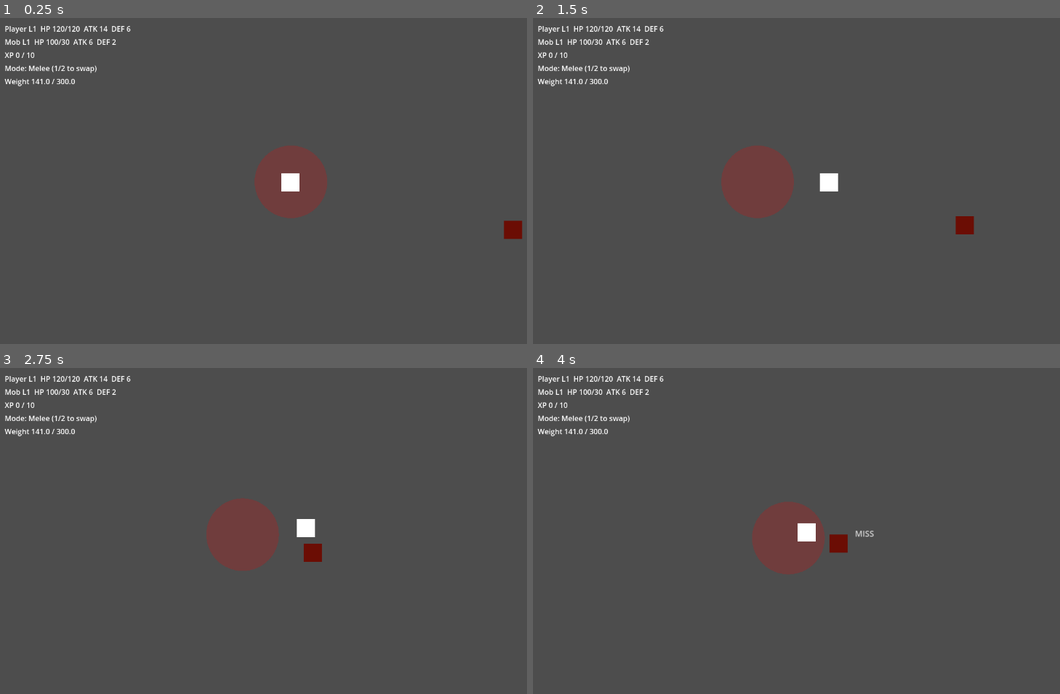
Above: before the commit, frames 1-4 (two rows, left to right).
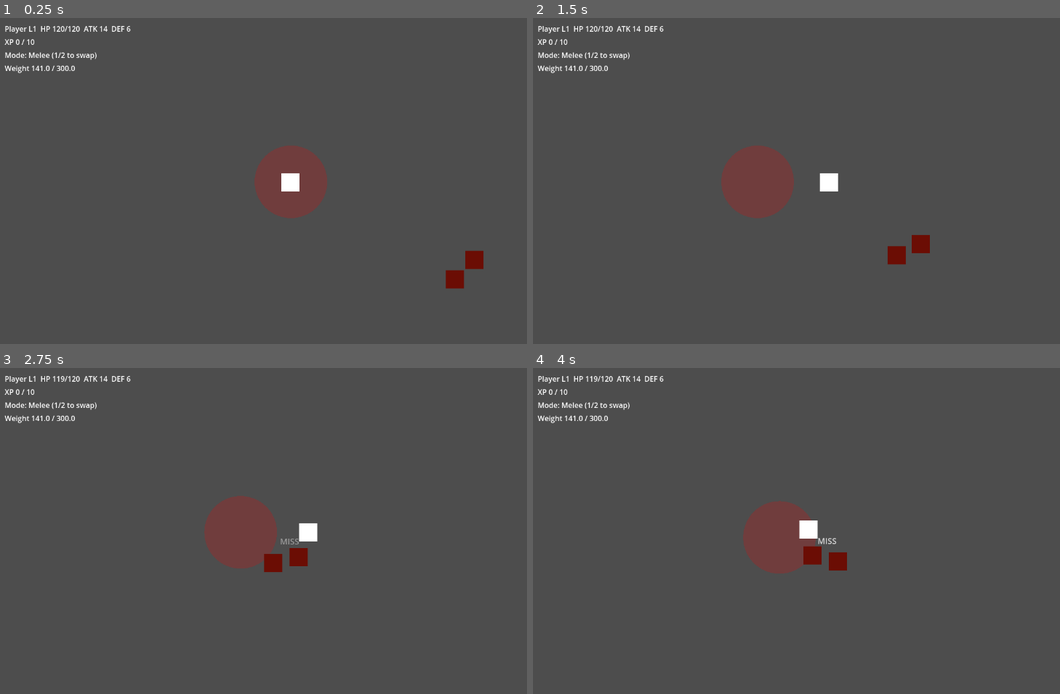
Above: after the commit, the same moments.

Repository: Riot2Code/stat-driven-combat-core
Game: Godot game, scene res://scenes/Main.tscn
Two runs of this game, one before a commit and one after it. Both use one fixed random seed, a clock stepped at 60 frames per second and the inputs below. The engine's default icon, where the game draws it, is replaced by a stand-in: a white triangle on a blue panel in a dark square.
Inputs (mouse positions are in pixels of both pictures, inside the frame that each line leads up to):
- Up to frame 1 (0.25 s): no input
- Up to frame 2 (1.5 s): tap Enter at 0.5 s; move the mouse to (949, 164) at 0.52 s; hold D (move_right) 0.53-1.25 s; hold Space (attack) 0.53-1.25 s; click (949, 164) at 0.67 s; drag from (706, 197) to (796, 246) at 1.27 s
- Up to frame 3 (2.75 s): move the mouse to (347, 459) at 2.02 s; hold D (move_right) from 2.03 s (still down); hold 1 (attack_mode_1) from 2.03 s (still down); tap Space (attack) at 2.3 s
- Up to frame 4 (4 s): release D (move_right) at 2.75 s; release 1 (attack_mode_1) at 2.75 s; drag from (796, 596) to (648, 482) at 2.77 s; move the mouse to (996, 579) at 3.52 s; hold A (move_left) from 3.53 s (still down); hold Q (drop_test) from 3.53 s (still down); tap Space (attack) at 3.8 s

The runs differ from the first frame. In frame 1, 1.2% of the frame differs, in the area x 0-100%, y 6-84%; in frame 2, 1.2%; in frame 3, 1.6%; in frame 4, 2.0%, in the area x 0-65%, y 2-64%.

Commit message:
Refactor combat to support multiple mobs
- Introduced MobSpawner to manage enemy lifecycle
- Player attacks now target nearest alive mob
- Fixed combat resolution for multiple enemies
- Removed obsolete single-mob HUD elements

Diff:
--- a/project.godot
+++ b/project.godot
@@ -79,3 +79,7 @@
 "events": [Object(InputEventKey,"resource_local_to_scene":false,"resource_name":"","device":-1,"window_id":0,"alt_press …(192 unchanged characters)…
 ]
 }
+
+[rendering]
+
+textures/canvas_textures/default_texture_filter=0
--- a/scenes/HUD.tscn
+++ b/scenes/HUD.tscn
@@ -4,6 +4,9 @@
 
 [node name="HUD" type="CanvasLayer"]
 script = ExtResource("1")
+player_path = null
+mob_path = null
+arena_path = null
 
 [node name="Margin" type="MarginContainer" parent="."]
 anchors_preset = 15
@@ -23,11 +26,6 @@
 layout_mode = 2
 text = "Player"
 
-[node name="MobLabel" type="Label" parent="Margin/VBox"]
-unique_name_in_owner = true
-layout_mode = 2
-text = "Mob"
-
 [node name="XpLabel" type="Label" parent="Margin/VBox"]
 unique_name_in_owner = true
 layout_mode = 2
--- a/scenes/Main.tscn
+++ b/scenes/Main.tscn
@@ -1,8 +1,10 @@
 [gd_scene load_steps=17 format=3 uid="uid://b2uep2fut66xq"]
 
 [ext_resource type="Resource" uid="uid://dm5qclv2iishs" path="res://scripts/combat/resources/player_stats.tres" id="2_0bbpv"]
+[ext_resource type="Resource" uid="uid://ba38gurt6y8xr" path="res://scripts/combat/resources/mob_melee.tres" id="2_3p2gp"]
 [ext_resource type="Script" uid="uid://dfqhpmsb7w6vv" path="res://scripts/arena.gd" id="2_jlsqs"]
 [ext_resource type="Script" uid="uid://btd7lj8rvl3mn" path="res://scripts/combat/combat_resolver.gd" id="2_resolver"]
+[ext_resource type="Script" uid="uid://bm56h5i4v5qd3" path="res://scripts/world/mob_spawner.gd" id="4_3p2gp"]
 [ext_resource type="Resource" uid="uid://coo1wg2kept84" path="res://scripts/combat/resources/Iron_Helmet.tres" id="4_bjd11"]
 [ext_resource type="Script" uid="uid://crfdob3i0hkqq" path="res://scripts/combat/attack_profile.gd" id="4_q8u5g"]
 [ext_resource type="Resource" uid="uid://bwqe4s5hnmkjt" path="res://scripts/combat/resources/melee.tres" id="5_lhr70"]
@@ -10,15 +12,11 @@
 [ext_resource type="Resource" uid="uid://b3w1pwcodj8cd" path="res://scripts/combat/resources/Short_Sword.tres" id="6_mwfav"]
 [ext_resource type="Script" uid="uid://bkdi235mlli68" path="res://scripts/player_controller.gd" id="6_nxtc6"]
 [ext_resource type="Resource" uid="uid://dwe2va38w17rc" path="res://scripts/combat/resources/ranged.tres" id="6_wp0k4"]
-[ext_resource type="Resource" uid="uid://dmfljggpj5bun" path="res://scripts/combat/resources/mob_stats.tres" id="7_jlsqs"]
-[ext_resource type="Script" uid="uid://dt8k8tk0pn2vj" path="res://scripts/mob_ai.gd" id="7_nxtc6"]
 [ext_resource type="PackedScene" uid="uid://brqbx1aol2srb" path="res://scenes/HUD.tscn" id="8_hud"]
 [ext_resource type="Script" uid="uid://dycc2yschclmw" path="res://scripts/targeting.gd" id="11_mwfav"]
+[ext_resource type="PackedScene" uid="uid://cb5wu0lwd4cm" path="res://scenes/Wolf.tscn" id="13_mwfav"]
 
 [sub_resource type="CircleShape2D" id="CircleShape2D_vcsgt"]
-radius = 29.0
-
-[sub_resource type="CircleShape2D" id="CircleShape2D_c01mt"]
 radius = 29.0
 
 [node name="Main" type="Node2D"]
@@ -27,12 +25,19 @@
 position = Vector2(817, 235)
 script = ExtResource("2_jlsqs")
 player_path = NodePath("../Entities/PlayerBody")
-mob_path = NodePath("../Entities/MobBody")
 resolver_path = NodePath("CombatResolver")
 vfx_parent_path = NodePath("../Entities")
+mob_attack_profile = ExtResource("2_3p2gp")
 
 [node name="CombatResolver" type="Node" parent="CombatWorld"]
 script = ExtResource("2_resolver")
+
+[node name="MobSpawner" type="Node2D" parent="CombatWorld"]
+position = Vector2(14, -51)
+script = ExtResource("4_3p2gp")
+mob_scene = ExtResource("13_mwfav")
+mob_count = 2
+spawn_center = Vector2(700, 350)
 
 [node name="Entities" type="Node2D" parent="."]
 position = Vector2(819, 235)
@@ -63,24 +68,6 @@
 [node name="Targeting" type="Node" parent="Entities/PlayerBody"]
 script = ExtResource("11_mwfav")
 
-[node name="MobBody" type="CharacterBody2D" parent="Entities" groups=["targetable"]]
-position = Vector2(156, 73)
-input_pickable = true
-script = ExtResource("7_nxtc6")
-stats = ExtResource("7_jlsqs")
-
-[node name="CollisionShape2D" type="CollisionShape2D" parent="Entities/MobBody" groups=["targetable"]]
-position = Vector2(-2, 2)
-shape = SubResource("CircleShape2D_c01mt")
-
-[node name="ColorRect" type="ColorRect" parent="Entities/MobBody"]
-offset_left = -21.0
-offset_top = -18.0
-offset_right = 19.0
-offset_bottom = 22.0
-color = Color(0.4203922, 0.052694984, 0.017462365, 1)
-
 [node name="HUD" parent="." instance=ExtResource("8_hud")]
 player_path = NodePath("../Entities/PlayerBody")
-mob_path = NodePath("../Entities/MobBody")
 arena_path = NodePath("../CombatWorld")
--- /dev/null
+++ b/scenes/Wolf.tscn
@@ -0,0 +1,23 @@
+[gd_scene load_steps=4 format=3 uid="uid://cb5wu0lwd4cm"]
+
+[ext_resource type="Script" uid="uid://dt8k8tk0pn2vj" path="res://scripts/mob_ai.gd" id="1_wvoo0"]
+[ext_resource type="Resource" uid="uid://dmfljggpj5bun" path="res://scripts/combat/resources/mob_stats.tres" id="2_77ind"]
+
+[sub_resource type="CircleShape2D" id="CircleShape2D_c01mt"]
+radius = 29.0
+
+[node name="MobBody" type="CharacterBody2D" groups=["targetable"]]
+input_pickable = true
+script = ExtResource("1_wvoo0")
+stats = ExtResource("2_77ind")
+
+[node name="CollisionShape2D" type="CollisionShape2D" parent="." groups=["targetable"]]
+position = Vector2(-2, 2)
+shape = SubResource("CircleShape2D_c01mt")
+
+[node name="ColorRect" type="ColorRect" parent="."]
+offset_left = -21.0
+offset_top = -18.0
+offset_right = 19.0
+offset_bottom = 22.0
+color = Color(0.4203922, 0.052694984, 0.017462365, 1)
--- a/scripts/arena.gd
+++ b/scripts/arena.gd
@@ -1,17 +1,18 @@
-#scripts/arena.gd
+# scripts/arena.gd
 extends Node2D
 
 @export var player_path: NodePath
+# Deprecated: single-mob wiring (kept so older scenes don't break). Multi-mob uses MobSpawner.
 @export var mob_path: NodePath
 @export var resolver_path: NodePath
 @export var vfx_parent_path: NodePath
 
+@export var mob_attack_profile: AttackProfile
+
 @onready var player: PlayerController = get_node_or_null(player_path)
-@onready var mob: MobAI = get_node_or_null(mob_path)
 @onready var resolver: CombatResolver = get_node_or_null(resolver_path)
 @onready var _vfx_parent: Node = get_node_or_null(vfx_parent_path)
-
-
+@onready var spawner: MobSpawner = $MobSpawner
 
 var xp: int = 0
 var xp_to_next: int = 10
@@ -19,14 +20,18 @@
 const FloatingTextScene := preload("res://scenes/FloatingText.tscn")
 
 func _ready() -> void:
-	if player == null or mob == null or resolver == null:
-		push_error("Arena wiring is missing. Check NodePaths.")
+	if player == null or resolver == null:
+		push_error("Arena wiring is missing. Check player_path / resolver_path NodePaths.")
 		return
 
 	if _vfx_parent == null:
 		_vfx_parent = get_tree().current_scene
 
-	mob.set_target(player)
+	if spawner == null:
+		push_error("MobSpawner node not found. Add a child node named 'MobSpawner'.")
+		return
+
+	spawner.spawn_all(player, _on_mob_attempt_attack)
 	print("Arena ready. Kite and press SPACE to attack.")
 
 func _unhandled_input(event: InputEvent) -> void:
@@ -45,11 +50,16 @@
 		drop_item_from_player("ring_godot", 1)
 
 func _handle_attack() -> void:
-	if player == null or mob == null or resolver == null:
+	if player == null or resolver == null or spawner == null:
 		return
 
-	if mob.is_dead():
-		print("Mob is dead.")
+	var target: MobAI = spawner.get_nearest_alive(player)
+	if target == null:
+		print("No alive mobs.")
+		return
+
+	if target.is_dead():
+		print("Target is already dead.")
 		return
 
 	var profile: AttackProfile = player.get_attack()
@@ -57,37 +67,38 @@
 		push_error("Player has no AttackProfile assigned.")
 		return
 
-	var dist: float = player.global_position.distance_to(mob.global_position)
-	if dist > profile.range:
-		print("Out of range (%.0f / %.0f)" % [dist, profile.range])
+	var dist: float = player.global_position.distance_to(target.global_position)
+	if dist > profile.attack_range:
+		print("Out of range (%.0f / %.0f)" % [dist, profile.attack_range])
 		return
 
-	var result: CombatResult = resolver.resolve_attack(player.stats, mob.stats, profile)
+	var result: CombatResult = resolver.resolve_attack(player.stats, target.stats, profile)
 	print("%s | %s" % [profile.display_name, result.summary()])
 
 	# --- Toy fun layer: immediate feedback ---
 	if result.hit:
-		mob.flash_hit()
+		target.flash_hit()
 		if result.crit:
-			_spawn_floating_text(mob.global_position + Vector2(0, -24), str(-result.damage), "crit")
+			_spawn_floating_text(target.global_position + Vector2(0, -24), str(-result.damage), "crit")
 		else:
-			_spawn_floating_text(mob.global_position + Vector2(0, -24), str(-result.damage), "hit")
+			_spawn_floating_text(target.global_position + Vector2(0, -24), str(-result.damage), "hit")
 	else:
-		_spawn_floating_text(mob.global_position + Vector2(0, -24), "MISS", "miss")
+		_spawn_floating_text(target.global_position + Vector2(0, -24), "MISS", "miss")
 
-	if mob.is_dead():
-		_on_mob_killed()
+	if target.is_dead():
+		_on_mob_killed(target)
 
-func _on_mob_killed() -> void:
-	var award: int = 5 + mob.stats.level * 2
+func _on_mob_killed(dead_mob: MobAI) -> void:
+	if spawner != null:
+		spawner.respawn(dead_mob)
+
+	var award: int = 5 + dead_mob.stats.level * 2
 	xp += award
 	print("Gained XP: %d (Total: %d / %d)" % [award, xp, xp_to_next])
 
 	while xp >= xp_to_next:
 		xp -= xp_to_next
 		_level_up()
-
-	_respawn_mob()
 
 func _level_up() -> void:
 	player.stats.level += 1
@@ -99,11 +110,6 @@
 
 	xp_to_next = int(round(float(xp_to_next) * 1.35))
 	print("LEVEL UP! Now level %d. Next XP: %d" % [player.stats.level, xp_to_next])
-
-func _respawn_mob() -> void:
-	mob.stats.hp = mob.stats.max_hp
-	mob.global_position = Vector2(700, 350)
-	print("Mob respawned.")
 
 func drop_item_from_player(item_id: String, amount: int = 1) -> void:
 	if player == null:
@@ -137,7 +143,7 @@
 
 	draw_circle(
 		to_local(player.global_position),
-		profile.range,
+		profile.attack_range,
 		Color(1, 0, 0, 0.2)
 	)
 
@@ -148,3 +154,20 @@
 	_vfx_parent.add_child(ft)
 	ft.global_position = world_pos
 	ft.popup(msg, kind)
+
+func _on_mob_attempt_attack(attacker: Actor, target: Actor) -> void:
+	if resolver == null:
+		return
+	if attacker == null or target == null:
+		return
+	if attacker.is_dead() or target.is_dead():
+		return
+	if mob_attack_profile == null:
+		push_error("mob_attack_profile is not set on arena.gd")
+		return
+
+	var result: CombatResult = resolver.resolve_attack(attacker.stats, target.stats, mob_attack_profile)
+	print("%s | %s" % [mob_attack_profile.display_name, result.summary()])
+
+	if target.is_dead():
+		print("%s died." % target.stats.name)
--- a/scripts/combat/attack_profile.gd
+++ b/scripts/combat/attack_profile.gd
@@ -1,9 +1,9 @@
-#scripts/combat/attack_profile.gd
+# scripts/combat/attack_profile.gd
 class_name AttackProfile
 extends Resource
 
 @export var display_name: String = "Melee"
-@export var range: float = 80.0
+@export var attack_range: float = 80.0
 
 # Balance knobs
 @export var damage_multiplier: float = 1.0
--- a/scripts/combat/combat_resolver.gd
+++ b/scripts/combat/combat_resolver.gd
@@ -13,8 +13,8 @@
 	_rng.seed = rng_seed
 
 func resolve_basic_attack(attacker: Stats, defender: Stats) -> CombatResult:
+	var r: CombatResult = CombatResult.new()
 	return resolve_attack(attacker, defender, null)
-	var r: CombatResult = CombatResult.new()
 	r.attacker_name = attacker.name
 	r.defender_name = defender.name
 
@@ -26,10 +26,10 @@
 	r.defender_name = defender.name
 	r.defender_hp_before = defender.hp
 
-	var acc_bonus: float = 0.0
+	var _acc_bonus: float = 0.0
 	var dmg_mult: float = 1.0
 	if profile != null:
-		acc_bonus = profile.accuracy_bonus
+		_acc_bonus = profile.accuracy_bonus
 		dmg_mult = profile.damage_multiplier
 
 	# ---- HIT CHECK (simple but robust) ----
--- /dev/null
+++ b/scripts/combat/resources/mob_melee.tres
@@ -0,0 +1,10 @@
+[gd_resource type="Resource" script_class="AttackProfile" load_steps=2 format=3 uid="uid://ba38gurt6y8xr"]
+
+[ext_resource type="Script" uid="uid://crfdob3i0hkqq" path="res://scripts/combat/attack_profile.gd" id="1_h42ua"]
+
+[resource]
+script = ExtResource("1_h42ua")
+display_name = "Mob Melee"
+attack_range = 70.0
+damage_multiplier = 0.6
+metadata/_custom_type_script = "uid://crfdob3i0hkqq"
--- a/scripts/combat/resources/mob_stats.tres
+++ b/scripts/combat/resources/mob_stats.tres
@@ -4,6 +4,7 @@
 
 [resource]
 script = ExtResource("1_nysvu")
+name = "Wolf"
 max_hp = 30
 attack = 6
 defense = 2
--- a/scripts/combat/resources/ranged.tres
+++ b/scripts/combat/resources/ranged.tres
@@ -5,7 +5,7 @@
 [resource]
 script = ExtResource("1_equd2")
 display_name = "Ranged"
-range = 220.0
+attack_range = 220.0
 damage_multiplier = 0.7
 accuracy_bonus = -5.0
 metadata/_custom_type_script = "uid://crfdob3i0hkqq"
--- a/scripts/mob_ai.gd
+++ b/scripts/mob_ai.gd
@@ -5,6 +5,13 @@
 @export var move_speed: float = 140.0
 @export var aggro_range: float = 350.0
 @export var leash_range: float = 500.0
+
+signal attempt_attack(attacker: Actor, target: Actor)
+
+@export var attack_range: float = 70.0
+@export var attack_cooldown: float = 1.0
+
+var _attack_cd_left: float = 0.0
 
 var _spawn_pos: Vector2
 var _target: Node2D
@@ -16,7 +23,7 @@
 func set_target(t: Node2D) -> void:
 	_target = t
 
-func _physics_process(_delta: float) -> void:
+func _physics_process(delta: float) -> void:
 	if is_dead():
 		velocity = Vector2.ZERO
 		return
@@ -43,6 +50,26 @@
 	else:
 		velocity = Vector2.ZERO
 
+	_attack_cd_left = maxf(0.0, _attack_cd_left - delta)
+
+	if is_dead():
+		return
+	if _target == null:
+		return
+	if _attack_cd_left > 0.0:
+		return
+
+	var t := _target as Actor
+	if t == null:
+		return
+	if t.is_dead():
+		return
+
+	var dist := global_position.distance_to(t.global_position)
+	if dist <= attack_range:
+		_attack_cd_left = attack_cooldown
+		attempt_attack.emit(self, t)
+
 	move_and_slide()
 # TODO: attack_range
 # TODO: attack cooldown
--- a/scripts/player_controller.gd
+++ b/scripts/player_controller.gd
@@ -60,6 +60,11 @@
 
 func _physics_process(_delta: float) -> void:
 	var ratio: float = 0.0
+	if is_dead():
+		velocity = Vector2.ZERO
+		move_and_slide()
+		return
+
 	if max_weight > 0.0:
 		ratio = inventory.total_weight() / max_weight
 
--- a/scripts/ui/hud.gd
+++ b/scripts/ui/hud.gd
@@ -5,14 +5,11 @@
 @export var mob_path: NodePath
 @export var arena_path: NodePath
 
-@onready var combat_log: CombatLog = $Panel/CombatLog
-
 @onready var _player := get_node_or_null(player_path)
 @onready var _mob := get_node_or_null(mob_path)
 @onready var _arena := get_node_or_null(arena_path)
 
 @onready var lbl_player := %PlayerLabel
-@onready var lbl_mob := %MobLabel
 @onready var lbl_xp := %XpLabel
 @onready var lbl_mode := %ModeLabel
 @onready var lbl_weight := %WeightLabel
@@ -43,13 +40,7 @@
 		lbl_player.text = "Player: (not wired)"
 		lbl_weight.text = ""
 
-	if _mob != null and _mob.stats != null:
-		lbl_mob.text = "Mob L%d  HP %d/%d  ATK %d  DEF %d" % [
-			_mob.stats.level, _mob.stats.hp, _mob.stats.max_hp,
-			_mob.stats.attack, _mob.stats.defense
-		]
-	else:
-		lbl_mob.text = "Mob: (not wired)"
+
 
 	if _arena != null:
 		if "xp" in _arena and "xp_to_next" in _arena:
--- /dev/null
+++ b/scripts/world/mob_spawner.gd
@@ -0,0 +1,61 @@
+extends Node2D
+class_name MobSpawner
+
+@export var mob_scene: PackedScene
+@export var mob_count: int = 6
+@export var spawn_center: Vector2 = Vector2.ZERO
+@export var spawn_radius: float = 220.0
+
+var mobs: Array[MobAI] = []
+
+func spawn_all(target: Actor, on_attack_cb: Callable) -> void:
+	clear()
+
+	if mob_scene == null:
+		push_error("MobSpawner: mob_scene not set")
+		return
+
+	for i in range(mob_count):
+		var mob := mob_scene.instantiate() as MobAI
+		if mob == null:
+			push_error("MobSpawner: mob_scene root is not MobAI")
+			return
+
+		add_child(mob)
+		mob.global_position = random_spawn_pos()
+		mob.set_target(target)
+		mob.attempt_attack.connect(on_attack_cb)
+
+		mob.stats.name = "Mob %d" % (i + 1)
+		mobs.append(mob)
+
+func respawn(mob: MobAI) -> void:
+	if not is_instance_valid(mob):
+		return
+	mob.stats.hp = mob.stats.max_hp
+	mob.global_position = random_spawn_pos()
+
+func clear() -> void:
+	for m in mobs:
+		if is_instance_valid(m):
+			m.queue_free()
+	mobs.clear()
+
+func get_nearest_alive(target: Actor) -> MobAI:
+	var best: MobAI = null
+	var best_dist := INF
+
+	for m in mobs:
+		if not is_instance_valid(m) or m.is_dead():
+			continue
+		var d := target.global_position.distance_to(m.global_position)
+		if d < best_dist:
+			best_dist = d
+			best = m
+
+	return best
+
+func random_spawn_pos() -> Vector2:
+	var angle := randf() * TAU
+	var r := sqrt(randf()) * spawn_radius
+	return spawn_center + Vector2(cos(angle), sin(angle)) * r
Not shown, added: scripts/world/mob_spawner.gd.uid
Binary file added: sprites/creature-sheet.png
Not shown, added: sprites/creature-sheet.png.import
